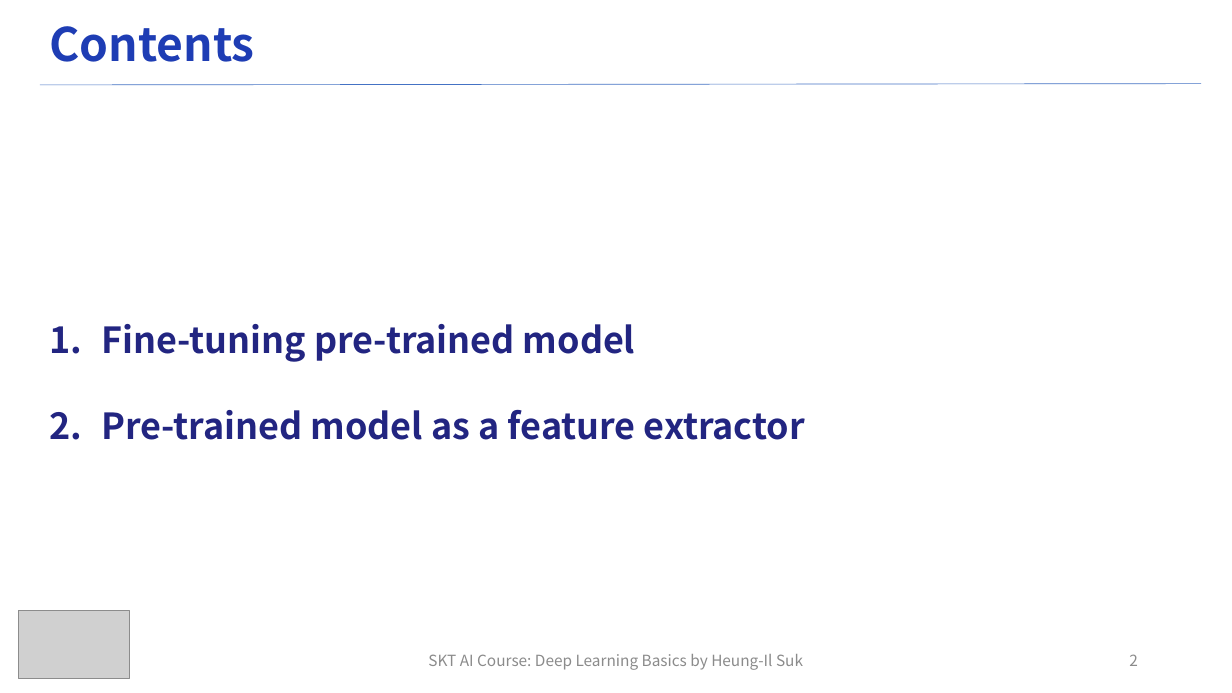
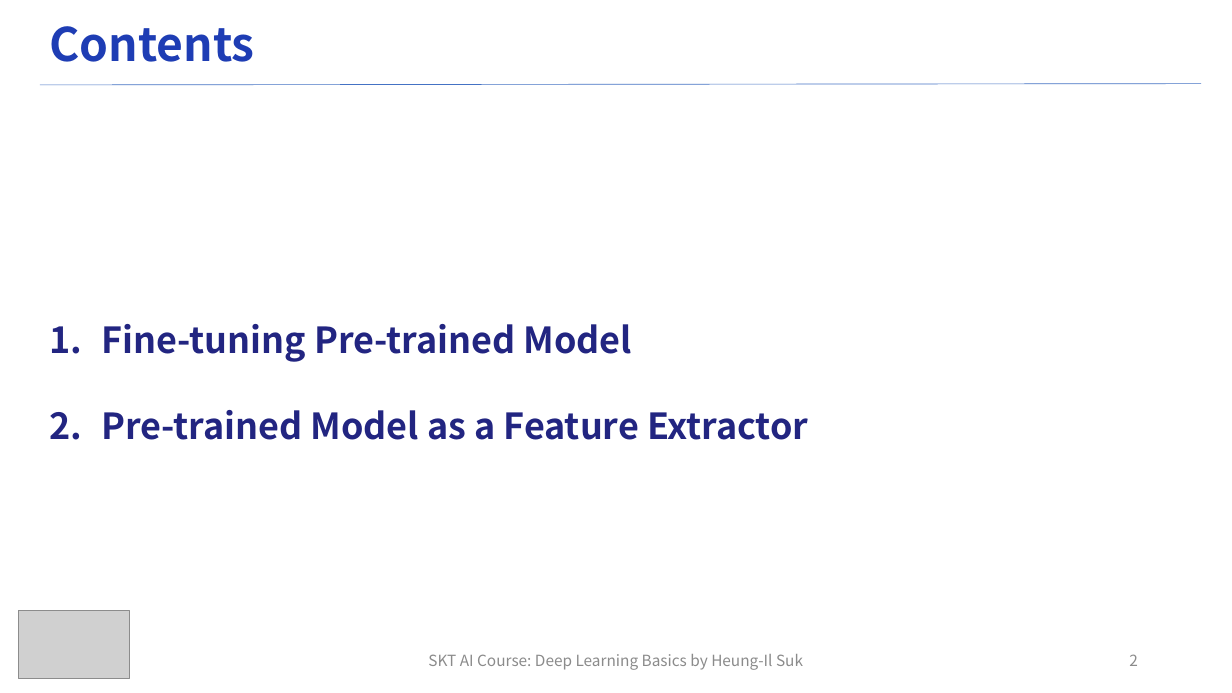
Before and after one commit to ku-milab/DeepLearningTutorial, a slide deck: slide 2 of lecture_slides/Practice/Practice#4_SKT_Deep_Learning_Lecture.pptx. Drawn at 1232x693 pixels with LibreOffice and Linux fonts; fonts in the diff are those of the drawing; grey boxes stand for pictures. Boxes give left, top, right and bottom in pixels: in the first picture for what was removed or moved away, otherwise in the second. Text is boxed around its words. In the diff, an @@ line names an element or a change of style, - is before the commit and + after.

```diff
--- a/lecture_slides/Practice/Practice#4_SKT_Deep_Learning_Lecture.pptx
+++ b/lecture_slides/Practice/Practice#4_SKT_Deep_Learning_Lecture.pptx
@@ text at [101, 324, 808, 440]: text changed @@
-1. Fine-tuning pre-trained model
-2. Pre-trained model as a feature extractor
+1. Fine-tuning Pre-trained Model
+2. Pre-trained Model as a Feature Extractor
```
Also in this commit, not shown: 8 other slides changed, 4 other files.
